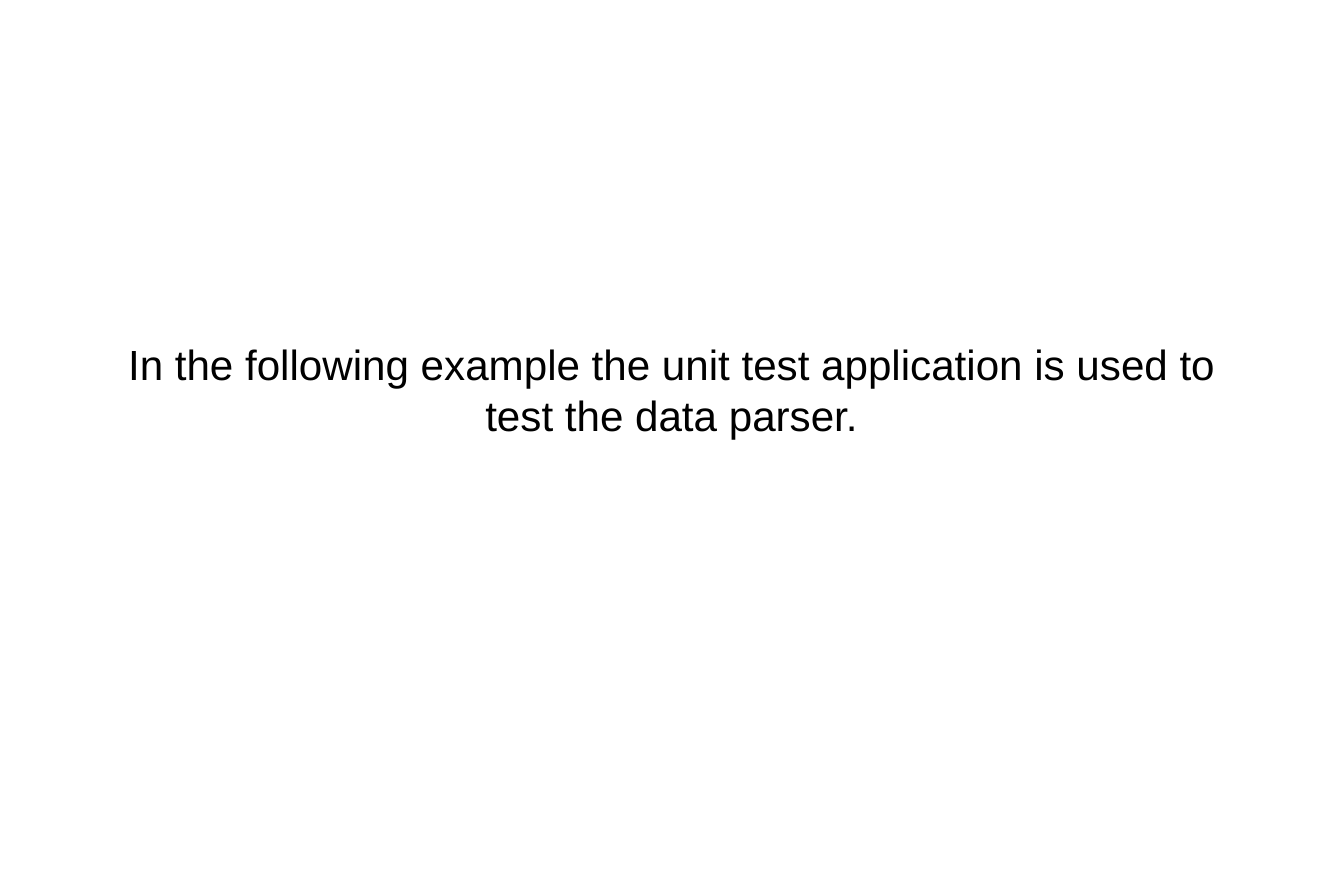
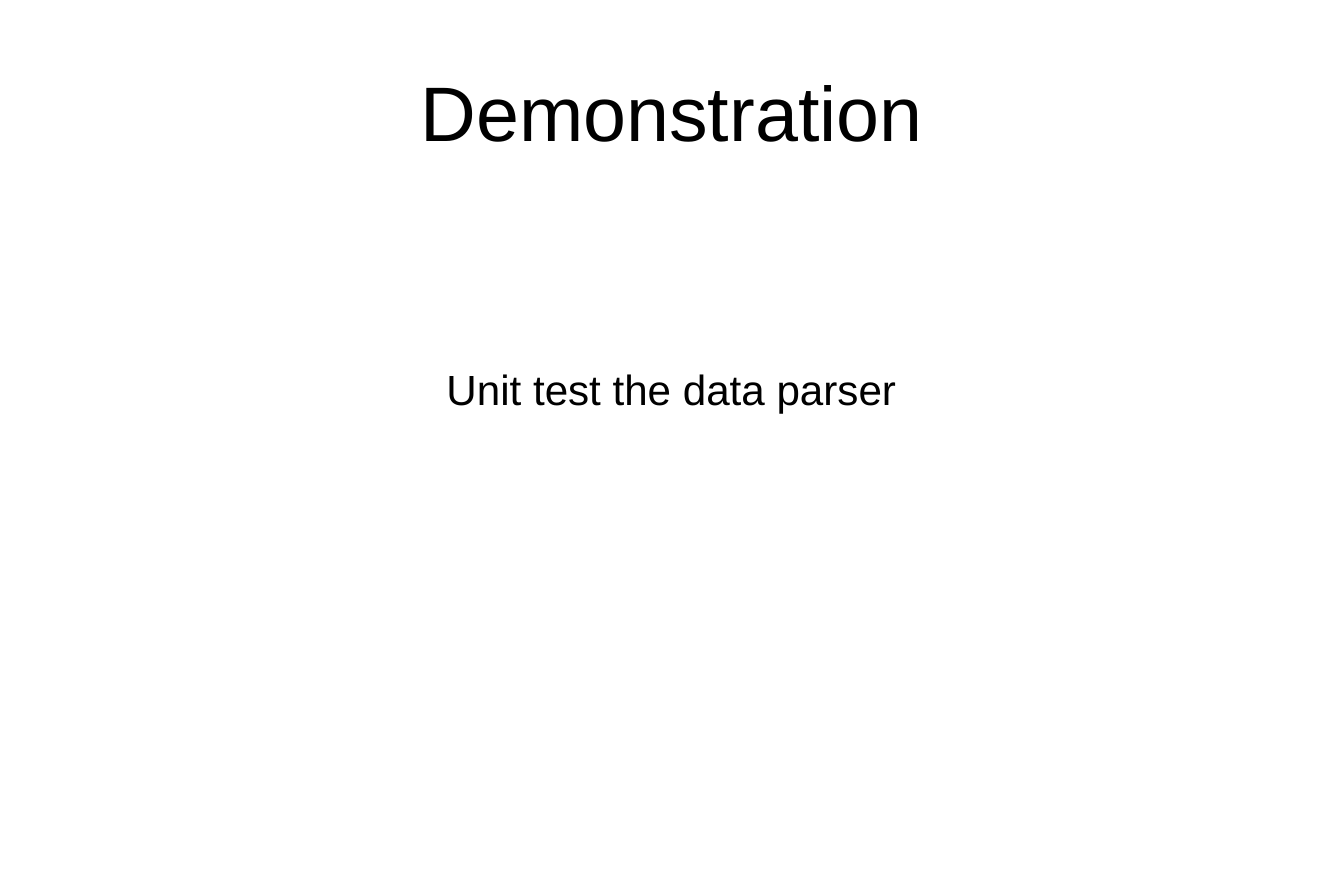
Before and after one commit to jn100py/portfolio, a slide deck: slide 2 of test_applications/presentation_testapplications.pptx (slide 3 before the commit). Drawn at 1344x896 pixels with LibreOffice and Linux fonts; fonts in the diff are those of the drawing. Boxes give left, top, right and bottom in pixels: in the first picture for what was removed or moved away, otherwise in the second. Text is boxed around its words. In the diff, an @@ line names an element or a change of style, - is before the commit and + after.

```diff
--- a/test_applications/presentation_testapplications.pptx
+++ b/test_applications/presentation_testapplications.pptx
@@ text added at bbox=[420, 85, 922, 142], 44 pt, text #000000 @@
+Demonstration
@@ text at bbox=[446, 374, 896, 414]: text changed @@
-In the following example the unit test application is used to test the data parser.
+Unit test the data parser
```
Also in this commit, not shown: 1 other slide changed, 9 slides added, 10 slides removed, 2 other files.
